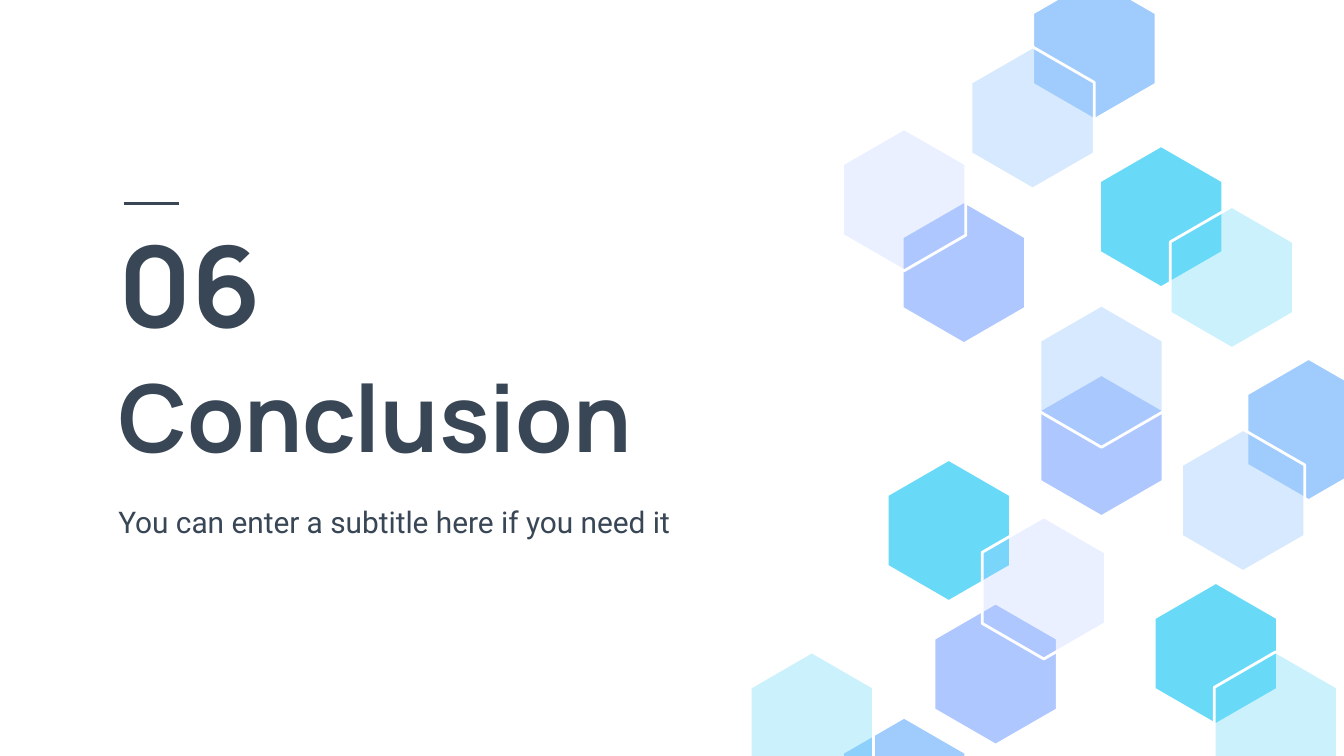
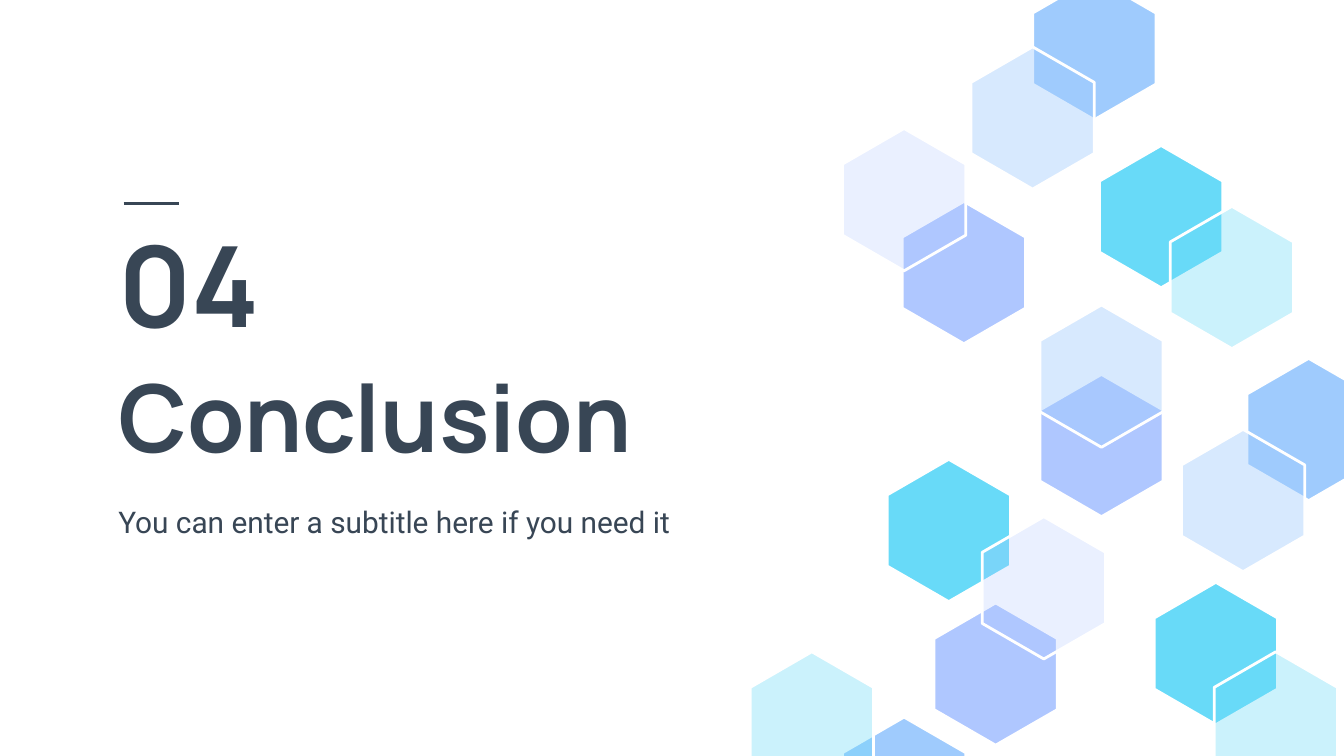
Before and after one commit to glenad/2403-ptds-regression, a slide deck: slide 26 of 2403_ PT_DS_Regression_Agri-food sector- Analysis.pptx (slide 31 before the commit). Drawn at 1344x756 pixels with LibreOffice and Linux fonts; fonts in the diff are those of the drawing. Boxes give left, top, right and bottom in pixels: in the first picture for what was removed or moved away, otherwise in the second. Text is boxed around its words. In the diff, an @@ line names an element or a change of style, - is before the commit and + after.

```diff
--- a/2403_ PT_DS_Regression_Agri-food sector- Analysis.pptx
+++ b/2403_ PT_DS_Regression_Agri-food sector- Analysis.pptx
@@ title at bbox=[118, 244, 260, 329]: text changed @@
-06
+04
```
Also in this commit, not shown: 10 other slides changed, 1 slide added, 5 slides removed.
